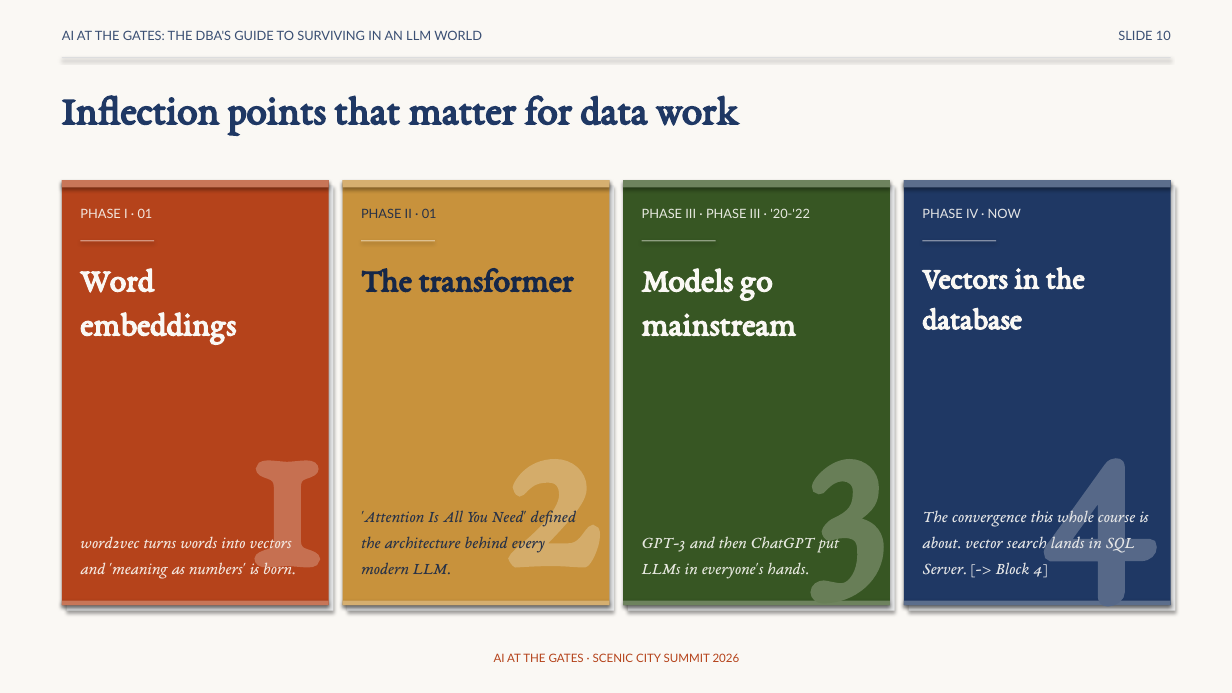
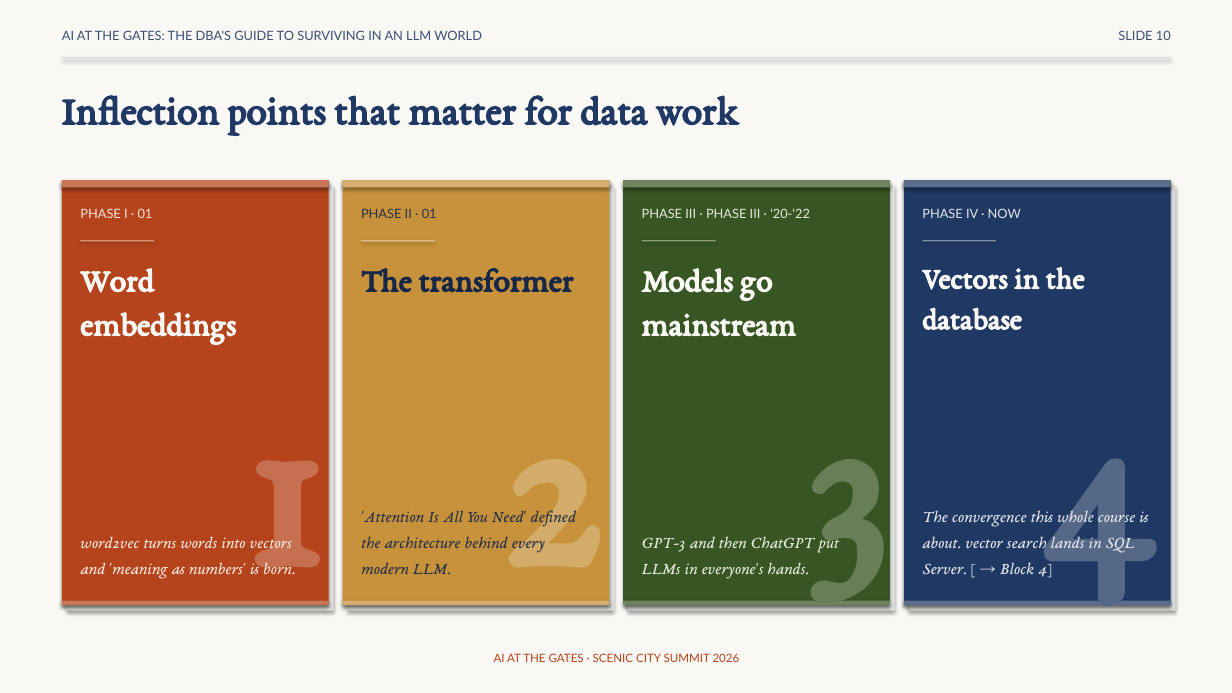
Before and after one commit to feaselkl/AI-at-the-Gates, a slide deck: slide 10 of slides/scenic-city-aigates-precon_plus_5_3.pptx. Drawn at 1232x693 pixels with LibreOffice and Linux fonts; fonts in the diff are those of the drawing. Boxes give left, top, right and bottom in pixels: in the first picture for what was removed or moved away, otherwise in the second. Text is boxed around its words. In the diff, an @@ line names an element or a change of style, - is before the commit and + after.

```diff
--- a/slides/scenic-city-aigates-precon_plus_5_3.pptx
+++ b/slides/scenic-city-aigates-precon_plus_5_3.pptx
@@ text at box(922, 508, 1148, 578): text changed @@
-The convergence this whole course is about. vector search lands in SQL Server. [-> Block 4]
+The convergence this whole course is about. vector search lands in SQL Server. [ → Block 4]
```
Also in this commit, not shown: 3 other slides changed.
